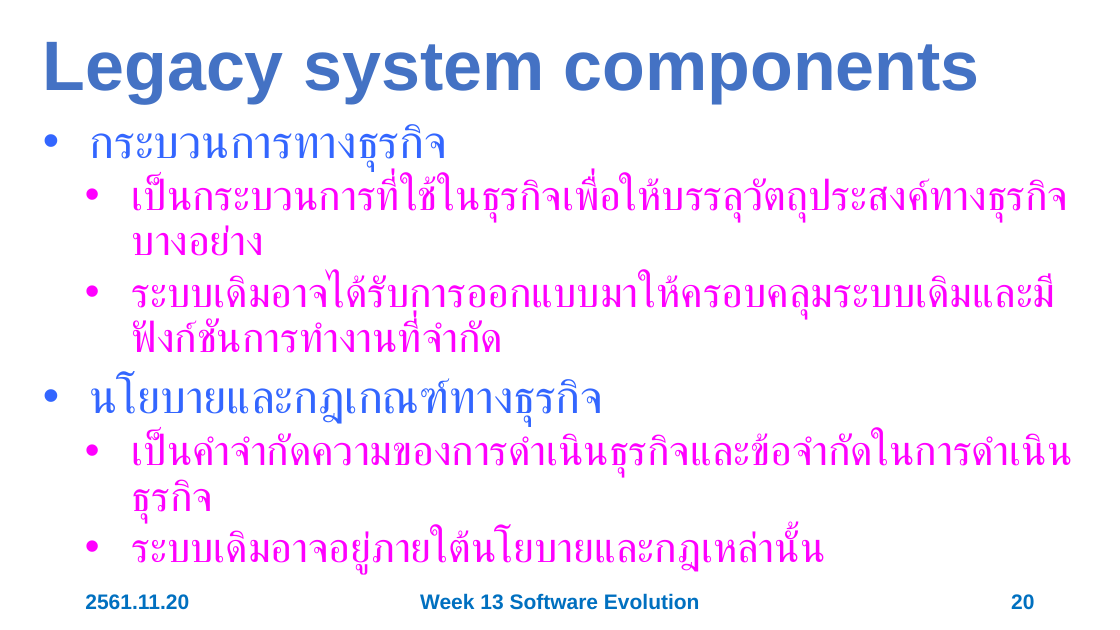
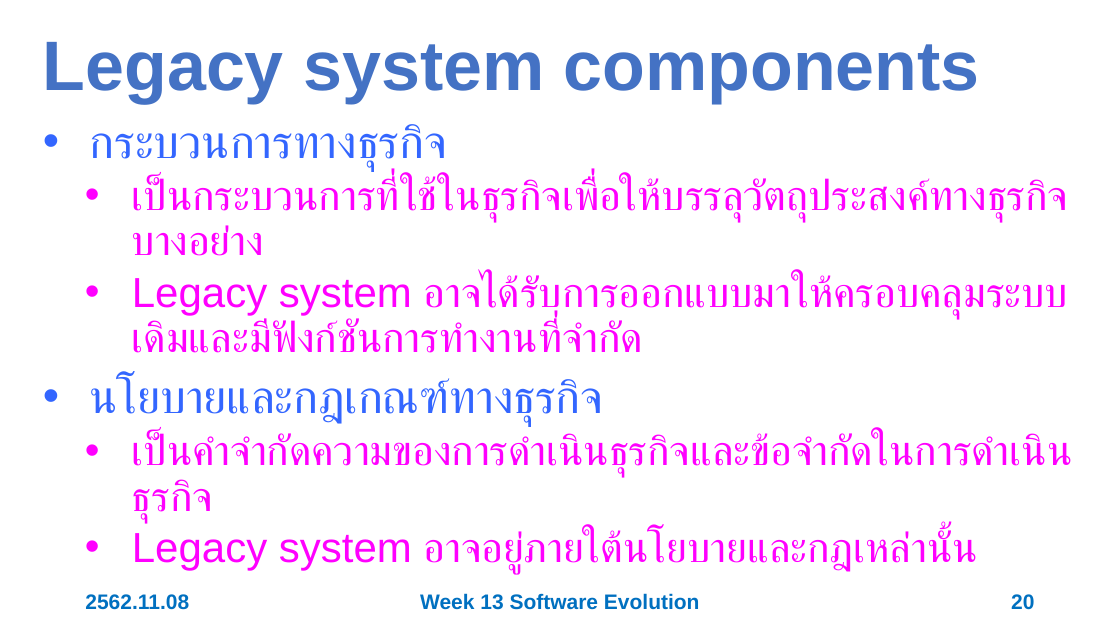
Before and after one commit to 03376806-software-engineering/Week-13-Software-Evolution, a slide deck: slide 20 of Slides/Week 13 Software Evolution.pptx. Drawn at 1120x630 pixels with LibreOffice and Linux fonts; fonts in the diff are those of the drawing. Boxes give left, top, right and bottom in pixels: in the first picture for what was removed or moved away, otherwise in the second. Text is boxed around its words. In the diff, an @@ line names an element or a change of style, - is before the commit and + after.

```diff
--- a/Slides/Week 13 Software Evolution.pptx
+++ b/Slides/Week 13 Software Evolution.pptx
@@ text at [132, 274, 1068, 353]: text changed @@
-  • ระบบเดิมอาจได้รับการออกแบบมาให้ครอบคลุมระบบเดิมและมีฟังก์ชันการทำงานที่จำกัด
+  • Legacy system อาจได้รับการออกแบบมาให้ครอบคลุมระบบเดิมและมีฟังก์ชันการทำงานที่จำกัด
@@ text at [132, 529, 978, 573]: text changed @@
-  • ระบบเดิมอาจอยู่ภายใต้นโยบายและกฎเหล่านั้น
+  • Legacy system อาจอยู่ภายใต้นโยบายและกฎเหล่านั้น
@@ text at [85, 594, 189, 610]: text changed @@
-2561.11.20
+2562.11.08
```
Also in this commit, not shown: 54 other slides changed.
